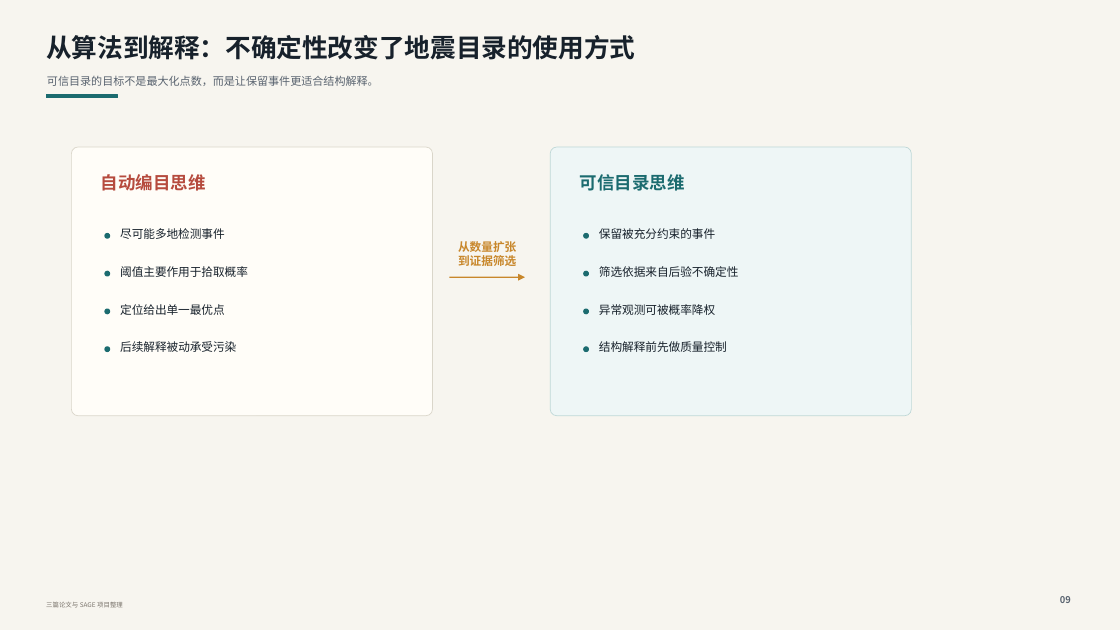
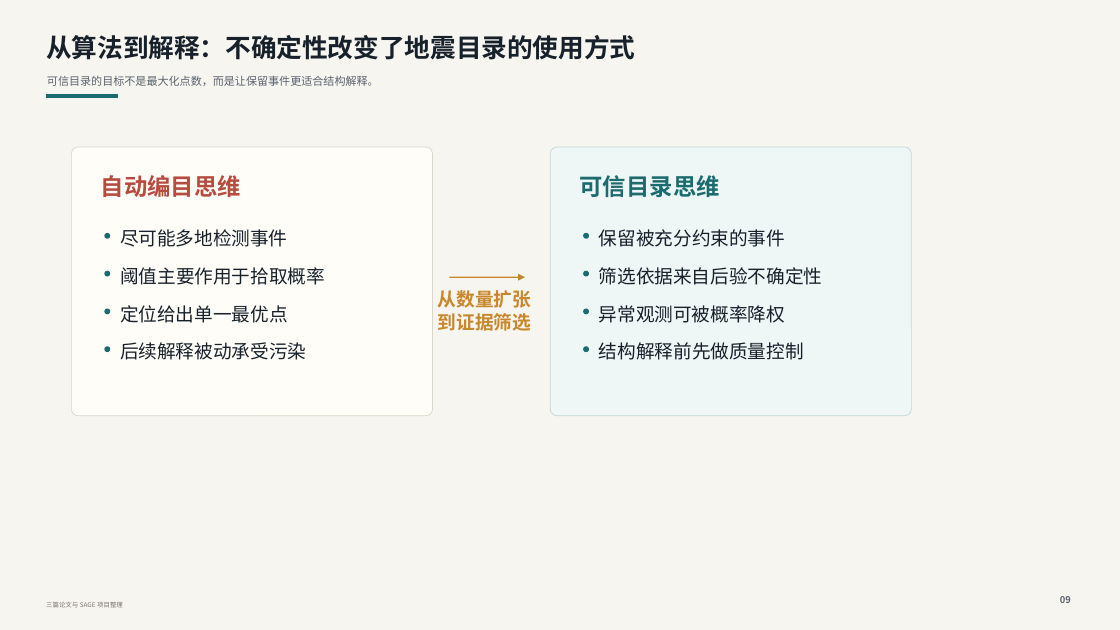
Before and after one commit to cangyeone/sage, a slide deck: slide 10 of deliverables/从自动编目到可信地震目录.pptx (slide 9 before the commit). Drawn at 1120x630 pixels with LibreOffice and Linux fonts; fonts in the diff are those of the drawing. Boxes give left, top, right and bottom in pixels: in the first picture for what was removed or moved away, otherwise in the second. Text is boxed around its words. In the diff, an @@ line names an element or a change of style, - is before the commit and + after.

```diff
--- a/deliverables/从自动编目到可信地震目录.pptx
+++ b/deliverables/从自动编目到可信地震目录.pptx
@@ text "自动编目思维" at (x1=101, y1=175, x2=241, y2=197): size 15 to 20 pt @@
@@ text "可信目录思维" at (x1=580, y1=175, x2=720, y2=197): size 15 to 20 pt @@
@@ size 10 to 16 pt in 9 elements at (x1=120, y1=229, x2=287, y2=247), (x1=120, y1=267, x2=325, y2=285), (x1=120, y1=305, x2=288, y2=323), (x1=120, y1=342, x2=306, y2=360), (x1=599, y1=229, x2=785, y2=247), (x1=599, y1=267, x2=822, y2=285), (x1=599, y1=305, x2=785, y2=323), (x1=599, y1=342, x2=804, y2=360), (x1=438, y1=290, x2=531, y2=331) @@
@@ text "从数量扩张" moved from (x1=458, y1=241, x2=516, y2=266) to (x1=438, y1=290, x2=531, y2=331) @@
```
Also in this commit, not shown: 12 other slides changed, 5 slides added, 16 other files.
